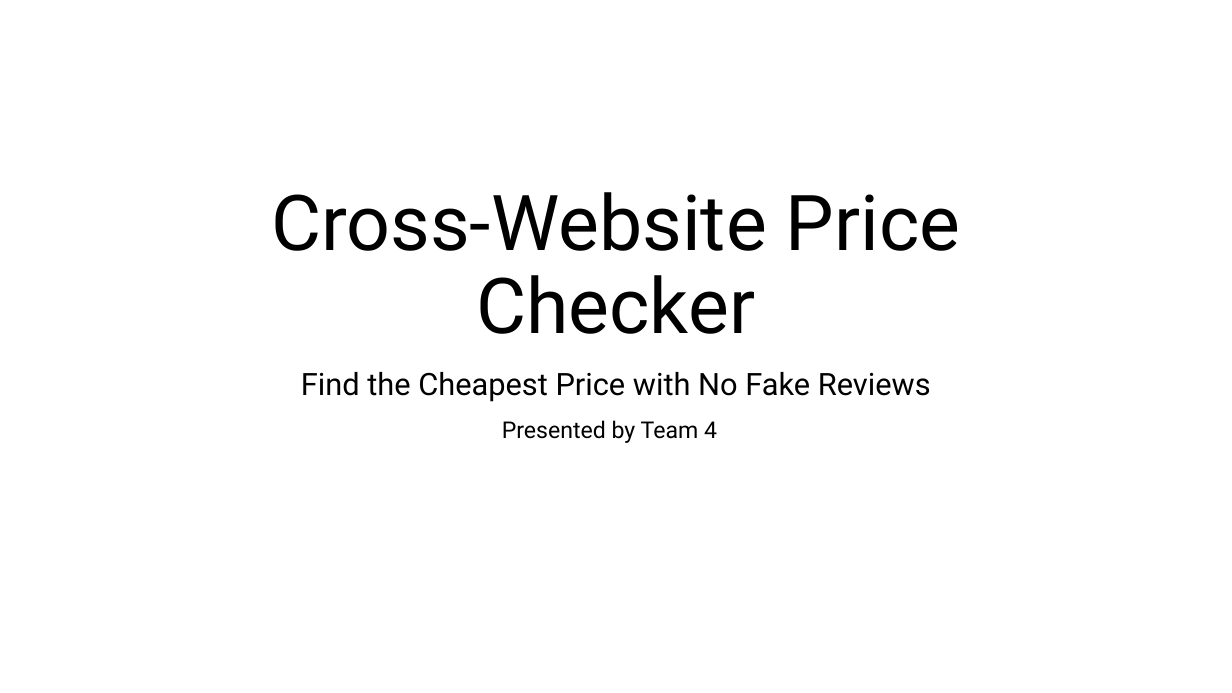
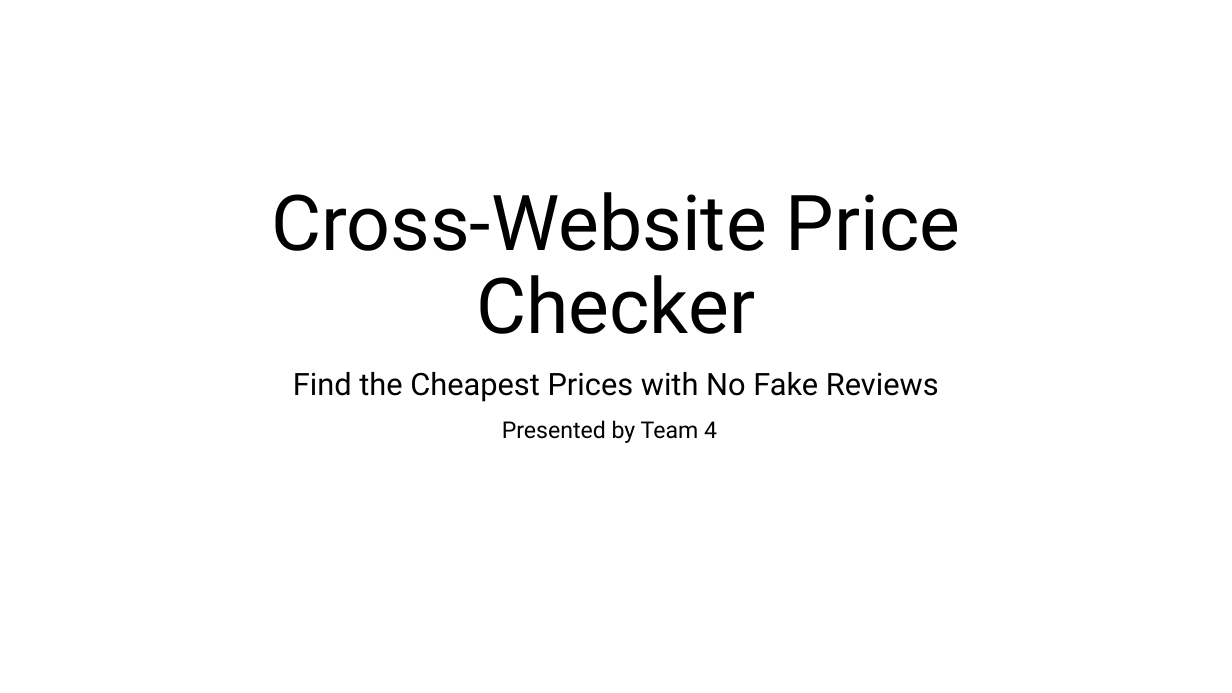
Before and after one commit to Jormungandr72/Cross-Website-Price-Checker, a slide deck: slide 1 of Documentation/Phase-One-Docs/CPT-200_Phase_One_Presentation.ppt. Drawn at 1232x693 pixels with LibreOffice and Linux fonts; fonts in the diff are those of the drawing. Boxes give left, top, right and bottom in pixels: in the first picture for what was removed or moved away, otherwise in the second. Text is boxed around its words. In the diff, an @@ line names an element or a change of style, - is before the commit and + after.

Commit message:
Added Concluding Slide
Added the concluding slide of the presentation, and fixed minor spelling errors.

```diff
--- a/Documentation/Phase-One-Docs/CPT-200_Phase_One_Presentation.ppt
+++ b/Documentation/Phase-One-Docs/CPT-200_Phase_One_Presentation.ppt
@@ subtitle at [293,372,939,402]: text changed @@
-Find the Cheapest Price with No Fake Reviews
+Find the Cheapest Prices with No Fake Reviews
```
Also in this commit, not shown: 1 slide added.
